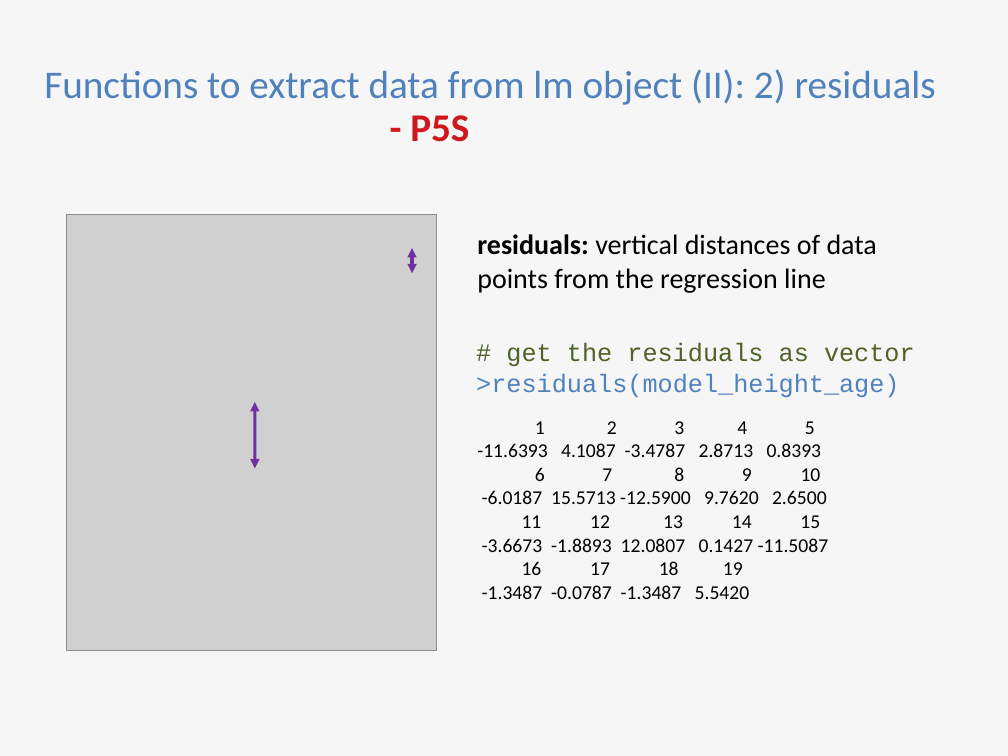
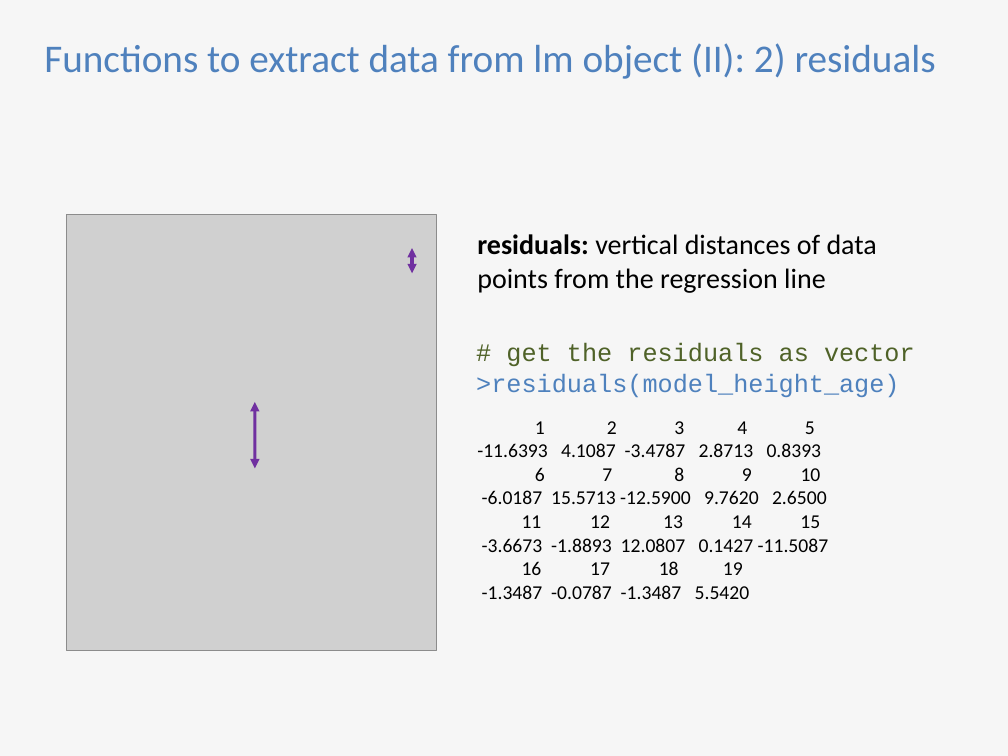
Before and after one commit to sib-swiss/first-steps-with-R-training, a slide deck: slide 49 of assets/pptx/First-steps-with-R_day2_afternoon.pptx. Drawn at 1008x756 pixels with LibreOffice and Linux fonts; fonts in the diff are those of the drawing; grey boxes stand for pictures. Boxes give left, top, right and bottom in pixels: in the first picture for what was removed or moved away, otherwise in the second. Text is boxed around its words. In the diff, an @@ line names an element or a change of style, - is before the commit and + after.

```diff
--- a/assets/pptx/First-steps-with-R_day2_afternoon.pptx
+++ b/assets/pptx/First-steps-with-R_day2_afternoon.pptx
@@ text at [44,43,936,79]: text changed @@
-Functions to extract data from lm object (II): 2) residuals - P5S
+Functions to extract data from lm object (II): 2) residuals
```
Also in this commit, not shown: 6 other slides changed, 7 slides removed, 2 other files.
